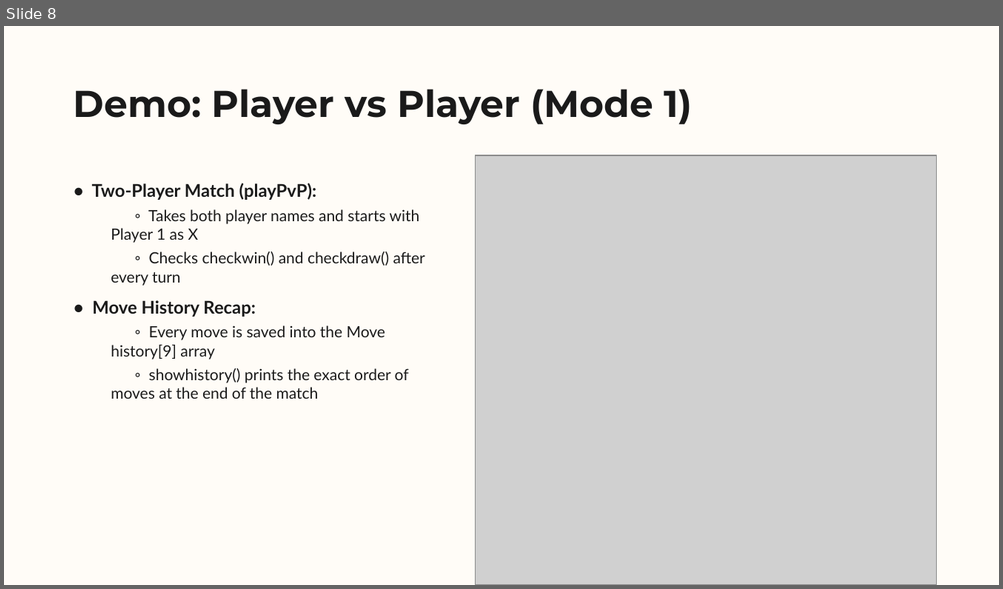
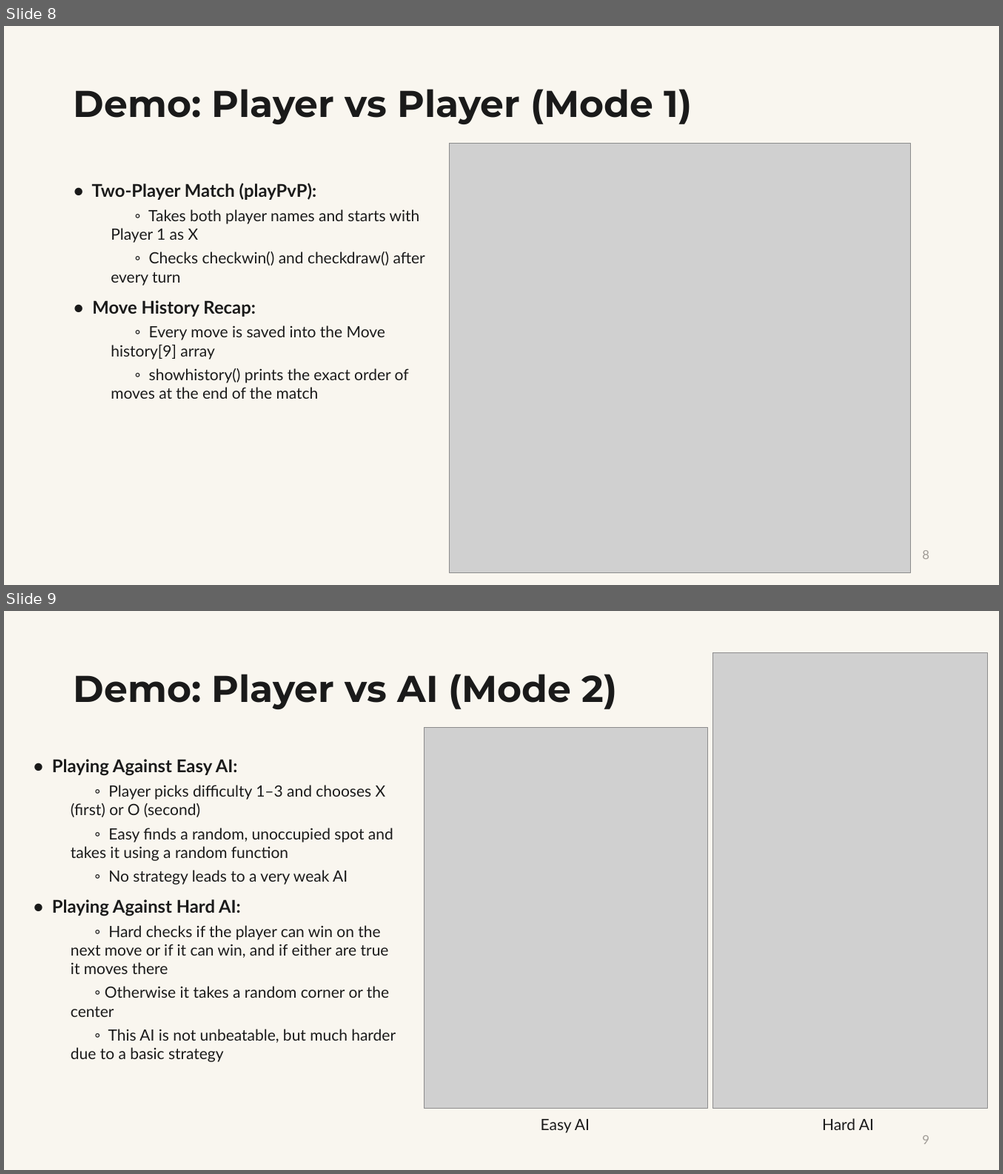
Before and after one commit to Tejas-Upadhyay/tictactoe, a slide deck: TicTacToe_Presentation.pptx. Shown one above the other, each under a label of ours: slide 8 before the commit, slides 8 and 9 after it. The pictures are 1003x589 and 1003x1174 pixels, drawn with LibreOffice and Linux fonts; fonts in the diff are those of the drawing; grey boxes stand for pictures. Boxes give left, top, right and bottom in pixels: in the first picture for what was removed or moved away, otherwise in the second. Text is boxed around its words. In the diff, an @@ line names an element or a change of style, - is before the commit and + after.

```diff
--- a/TicTacToe_Presentation.pptx
+++ b/TicTacToe_Presentation.pptx
@@ slide 9 added at [4,611,999,1170], background #F9F6F0 @@
@@ picture added at [713,653,987,1109] @@
@@ text added at [74,674,617,709], 36 pt, text #1A1A1A, bold @@
+Demo: Player vs AI (Mode 2)
@@ picture added at [424,728,708,1109] @@
@@ text added at [52,759,395,1062], 15 pt, text #1A1A1A @@
+• Playing Against Easy AI:
+  ◦ Player picks difficulty 1–3 and chooses X (first) or O (second)
+  ◦ Easy finds a random, unoccupied spot and takes it using a random function
+  ◦ No strategy leads to a very weak AI
+• Playing Against Hard AI:
+  ◦ Hard checks if the player can win on the next move or if it can win, and if either are true it moves there
+  ◦ Otherwise it takes a random corner or the center
+  ◦ This AI is not unbeatable, but much harder due to a basic strategy
@@ text added at [540,1119,589,1133], 15 pt, text #1A1A1A @@
+Easy AI
@@ text added at [822,1119,874,1130], 15 pt, text #1A1A1A @@
+Hard AI
@@ text added at [922,1136,929,1145], 12 pt, text #A09B96 @@
+9
@@ slide 8 changed as well @@
@@ background #FFFCF7 to #F9F6F0 @@
@@ picture: place and size @@
-picture at [475,156,936,585]
+picture at [449,143,910,573]
@@ text added at [922,551,929,560], 12 pt, text #A09B96 @@
+8
```
Also in this commit, not shown: 11 other slides changed, 4 other files.
